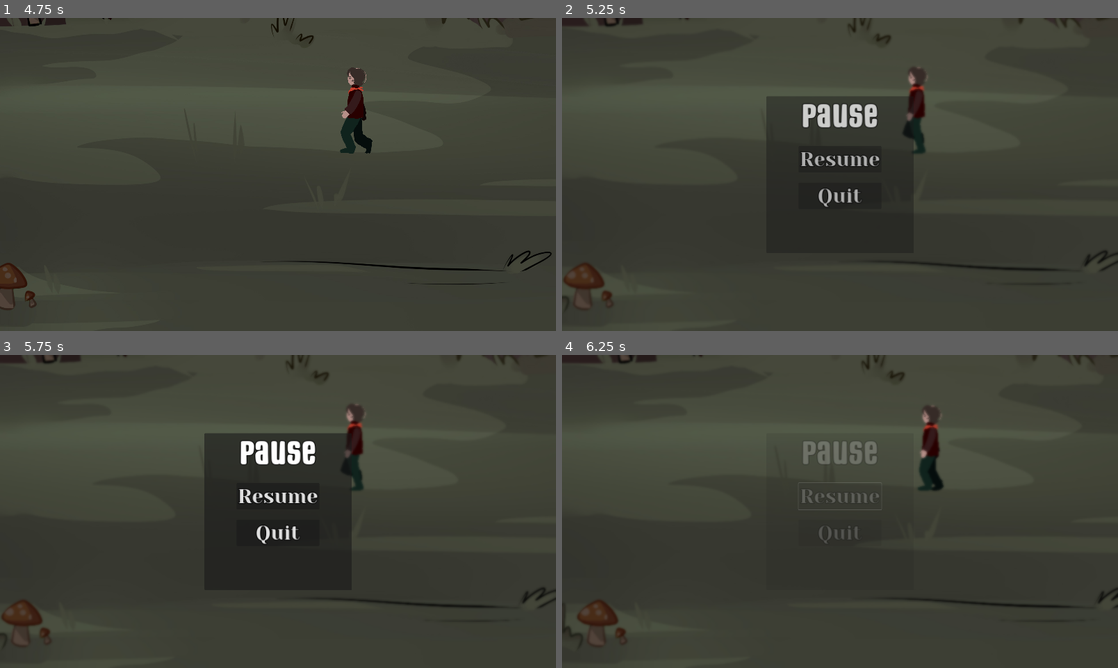
Above: before the commit, frames 1-4 (two rows, left to right).
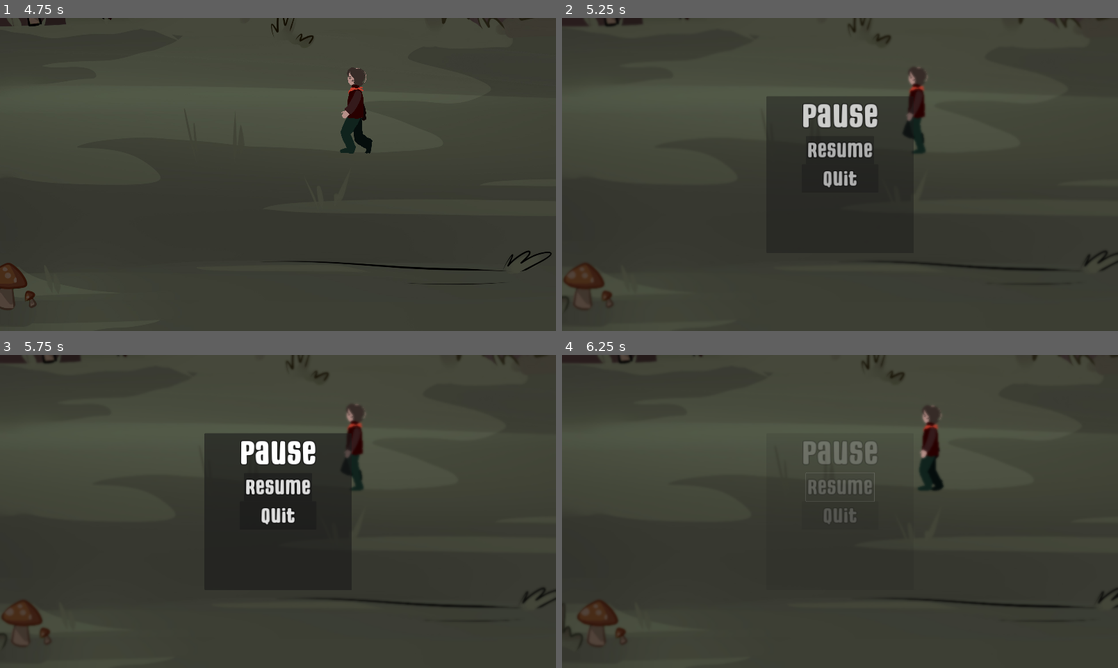
Above: after the commit, the same moments.

Repository: aboba704/Game
Game: Godot game, scene res://MainScene/ MainMenu.tscn
Two runs of this game, one before a commit and one after it. Both use one fixed random seed, a clock stepped at 60 frames per second and the inputs below.
Inputs:
- Up to frame 1 (4.75 s): click "Start" at 0.5 s; tap Enter at 1.25 s; hold D (Right) 1.28-2.03 s; hold S (Down) 2.03-2.78 s; hold D (Right) 2.78-3.53 s; hold W (Up) 3.53-4.28 s; hold A (Left) from 4.28 s (still down)
- Up to frame 2 (5.25 s): keep holding A (Left); tap Escape (Escape) at 4.9 s
- Up to frame 3 (5.75 s): keep holding A (Left)
- Up to frame 4 (6.25 s): release A (Left) at 5.75 s; click "Resume" at 5.75 s

Frame 1 is identical in both runs. In frame 2, 1.3% of the frame differs, in the area x 42-58%, y 27-61%; in frame 3, 1.4%; in frame 4, 0.7%.

Commit message:
main menu, pause

Diff:
--- a/MainScene/ MainMenu.tscn
+++ b/MainScene/ MainMenu.tscn
@@ -1,9 +1,10 @@
-[gd_scene load_steps=5 format=3 uid="uid://d1qw520evxr4p"]
+[gd_scene load_steps=6 format=3 uid="uid://d1qw520evxr4p"]
 
 [ext_resource type="Script" path="res://MainScene/ main_menu.gd" id="1_uo5a1"]
 [ext_resource type="Texture2D" uid="uid://cpig70iskak1g" path="res://Bagrounds/меню1.png" id="2_u874b"]
 [ext_resource type="FontFile" uid="uid://dbiepu55fiupv" path="res://art/MightySouly-lxggD.ttf" id="2_vixat"]
 [ext_resource type="Texture2D" uid="uid://bsi7nvxqq66nr" path="res://art/menu1.PNG" id="3_vyowi"]
+[ext_resource type="AudioStream" uid="uid://duhlmyarmvxmc" path="res://sound/MainTheme.mp3" id="5_t7q7w"]
 
 [node name="CanvasLayer" type="CanvasLayer"]
 script = ExtResource("1_uo5a1")
@@ -87,5 +88,10 @@
 theme_override_font_sizes/font_size = 102
 text = "Exit"
 
+[node name="BGM" type="AudioStreamPlayer" parent="."]
+stream = ExtResource("5_t7q7w")
+volume_db = -4.267
+autoplay = true
+
 [connection signal="pressed" from="MarginContainer/VBoxContainer/Label/Button" to="." method="_on_button_pressed"]
 [connection signal="pressed" from="MarginContainer/VBoxContainer/Label/Button2" to="." method="_on_button_2_pressed"]
--- a/UI/pause_menu.tscn
+++ b/UI/pause_menu.tscn
@@ -1,9 +1,8 @@
-[gd_scene load_steps=9 format=3 uid="uid://bvc61qo2fp8bb"]
+[gd_scene load_steps=8 format=3 uid="uid://bvc61qo2fp8bb"]
 
 [ext_resource type="Shader" path="res://UI/pause_menu.gdshader" id="1_bd4aj"]
 [ext_resource type="Script" path="res://UI/pause_menu.gd" id="1_qc3rb"]
 [ext_resource type="FontFile" uid="uid://dbiepu55fiupv" path="res://art/MightySouly-lxggD.ttf" id="2_6hslm"]
-[ext_resource type="FontFile" uid="uid://c6jmx3qxib4ld" path="res://art/YesevaOne-Regular.ttf" id="3_ubyl5"]
 
 [sub_resource type="ShaderMaterial" id="ShaderMaterial_w0e0k"]
 shader = ExtResource("1_bd4aj")
@@ -109,7 +108,7 @@
 [node name="VBoxContainer" type="VBoxContainer" parent="PanelContainer"]
 layout_mode = 2
 size_flags_horizontal = 4
-theme_override_constants/separation = 35
+theme_override_constants/separation = 0
 
 [node name="Label" type="Label" parent="PanelContainer/VBoxContainer"]
 layout_mode = 2
@@ -130,7 +129,7 @@
 theme_override_constants/h_separation = 10
 theme_override_constants/icon_max_width = 10
 theme_override_constants/align_to_largest_stylebox = 10
-theme_override_fonts/font = ExtResource("3_ubyl5")
+theme_override_fonts/font = ExtResource("2_6hslm")
 theme_override_font_sizes/font_size = 70
 text = "Resume"
 
@@ -140,7 +139,7 @@
 theme_override_constants/h_separation = 10
 theme_override_constants/icon_max_width = 10
 theme_override_constants/align_to_largest_stylebox = 10
-theme_override_fonts/font = ExtResource("3_ubyl5")
+theme_override_fonts/font = ExtResource("2_6hslm")
 theme_override_font_sizes/font_size = 70
 text = "Quit"
 
--- a/scenes/Forest.tscn
+++ b/scenes/Forest.tscn
@@ -1,8 +1,9 @@
-[gd_scene load_steps=4 format=3 uid="uid://cjdch8jpvi0pu"]
+[gd_scene load_steps=5 format=3 uid="uid://6faltdvfwj4k"]
 
 [ext_resource type="Texture2D" uid="uid://f2vojobsfwu4" path="res://Bagrounds/фон_лес.jpg" id="1_8dlu3"]
 [ext_resource type="PackedScene" uid="uid://lhar73cabbkt" path="res://player/PlayerCH.tscn" id="2_13hj0"]
 [ext_resource type="PackedScene" uid="uid://bvc61qo2fp8bb" path="res://UI/pause_menu.tscn" id="3_4olho"]
+[ext_resource type="AudioStream" uid="uid://dqmsrjbdpqc3j" path="res://sound/ForestTheme.mp3" id="4_mv6un"]
 
 [node name="Game" type="Node2D"]
 position = Vector2(-267, 3)
@@ -25,3 +26,7 @@
 process_mode = 2
 
 [node name="PauseMenu" parent="CanvasLayer" instance=ExtResource("3_4olho")]
+
+[node name="AudioStreamPlayer" type="AudioStreamPlayer" parent="."]
+stream = ExtResource("4_mv6un")
+autoplay = true
